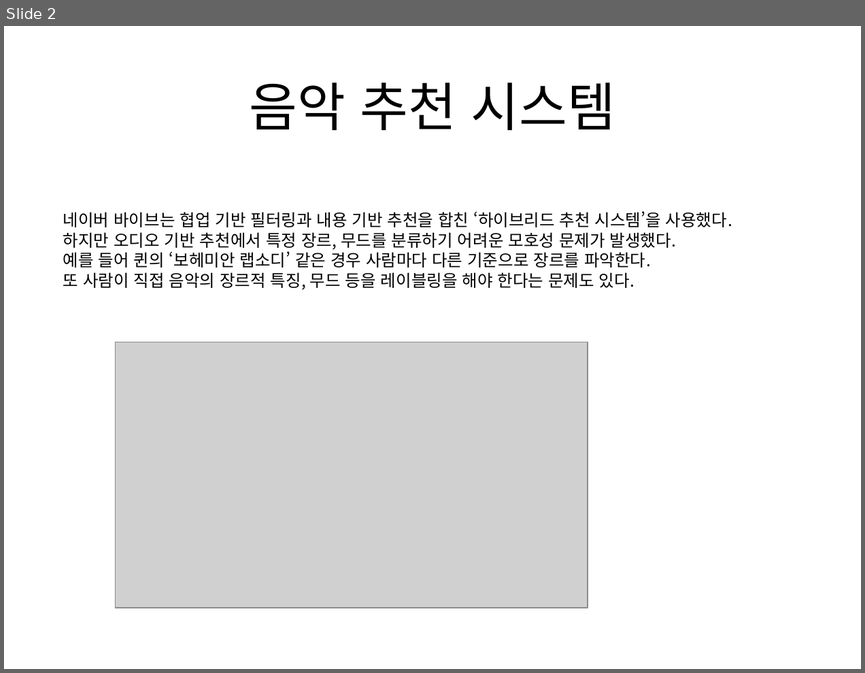
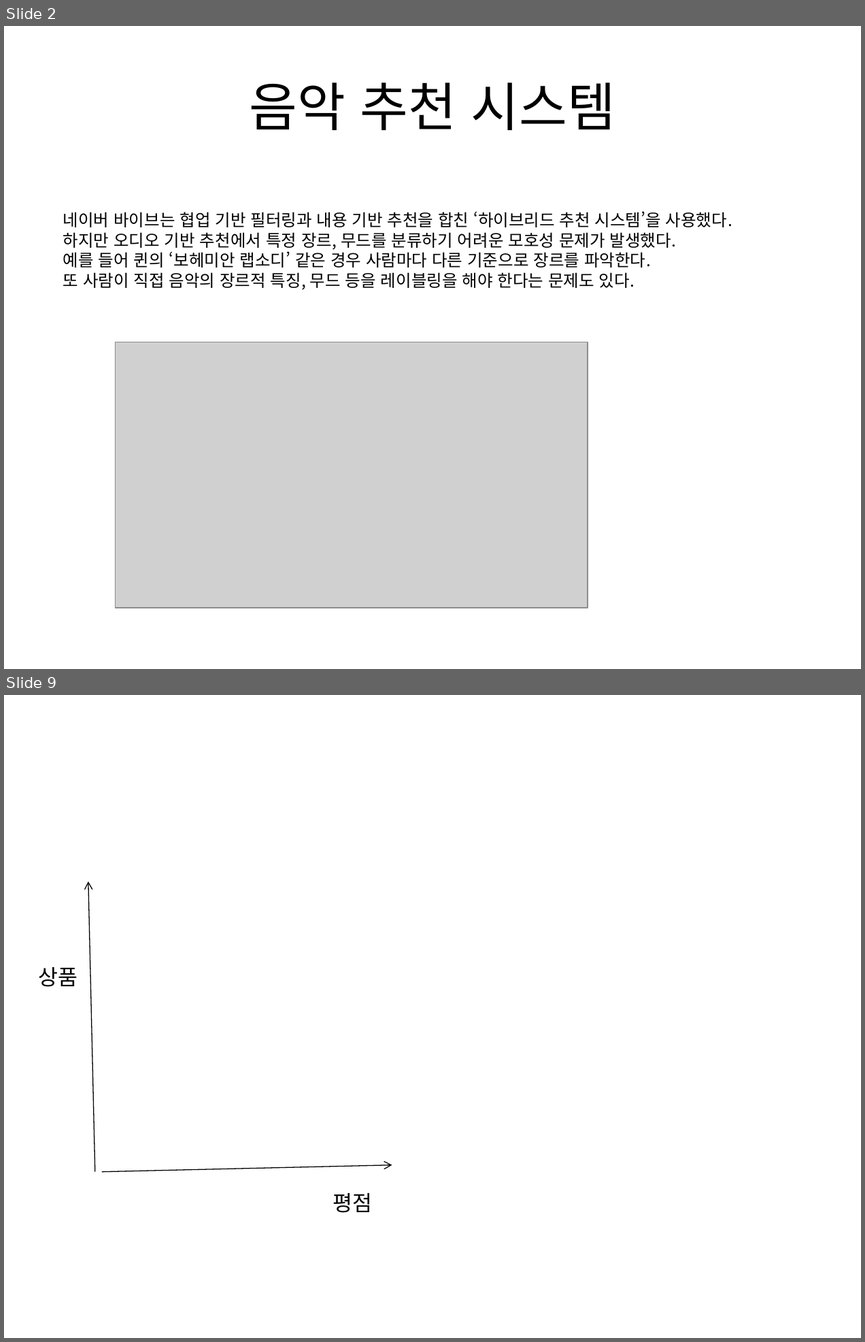
Before and after one commit to ehdgns21/recommend_movie_music_etc, a slide deck: 음악추천시스템.pptx. Shown one above the other, each under a label of ours: slide 2 before the commit, slides 2 and 9 after it; the slides between them are not shown. The pictures are 865x673 and 865x1342 pixels, drawn with LibreOffice and Linux fonts; fonts in the diff are those of the drawing; grey boxes stand for pictures. Boxes give left, top, right and bottom in pixels: in the first picture for what was removed or moved away, otherwise in the second. Text is boxed around its words. In the diff, an @@ line names an element or a change of style, - is before the commit and + after.

```diff
--- a/음악추천시스템.pptx
+++ b/음악추천시스템.pptx
@@ slide 9 added at <box>4,695,861,1338</box>, background #FFFFFF @@
@@ arrow added from (95, 1172) to (88, 882), #000000 0.75 pt @@
@@ text added at <box>38,967,77,987</box>, 18 pt, text #000000 @@
+상품
@@ arrow added from (102, 1172) to (392, 1164), #000000 0.75 pt @@
@@ text added at <box>333,1193,373,1212</box>, 18 pt, text #000000 @@
+평점
```
Also in this commit, not shown: 1 slide changed, 3 other slides added, 4 slides removed.
